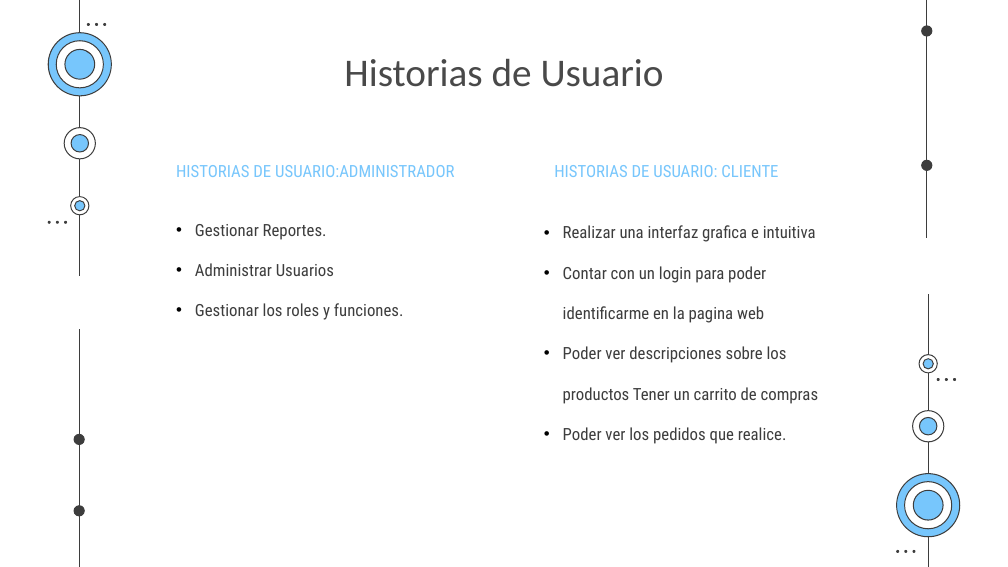
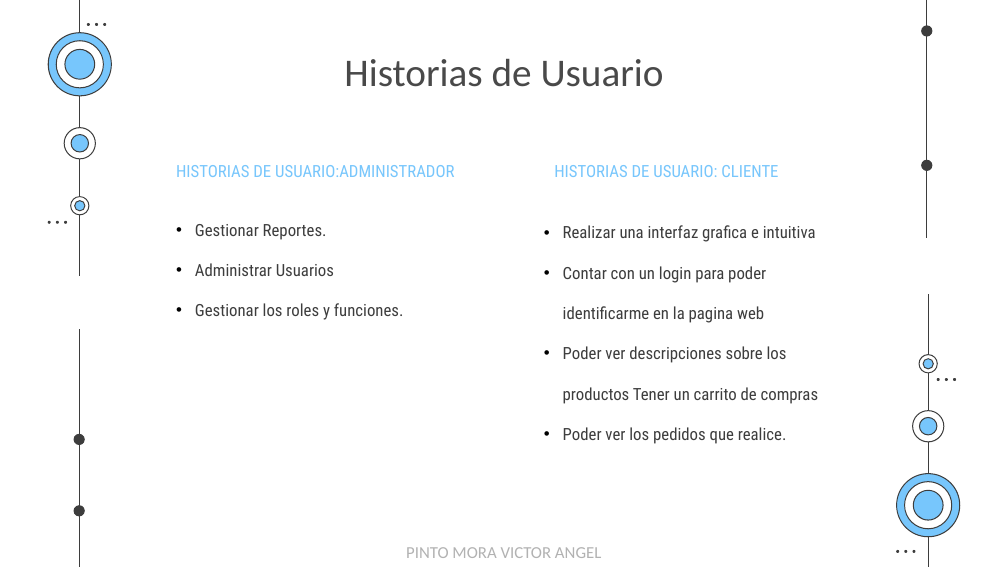
Before and after one commit to EgCooper/Mxt-Technology, a slide deck: slide 23 of Documentacion/Mxt-Technology Presentacion.pptx (slide 17 before the commit). Drawn at 1008x567 pixels with LibreOffice and Linux fonts; fonts in the diff are those of the drawing. Boxes give left, top, right and bottom in pixels: in the first picture for what was removed or moved away, otherwise in the second. Text is boxed around its words. In the diff, an @@ line names an element or a change of style, - is before the commit and + after.

```diff
--- a/Documentacion/Mxt-Technology Presentacion.pptx
+++ b/Documentacion/Mxt-Technology Presentacion.pptx
@@ text added at (406,547,601,558), 12 pt, text #B2B2B2 @@
+PINTO MORA VICTOR ANGEL
```
Also in this commit, not shown: 35 other slides changed, 10 slides added, 2 slides removed, 1 other file.
